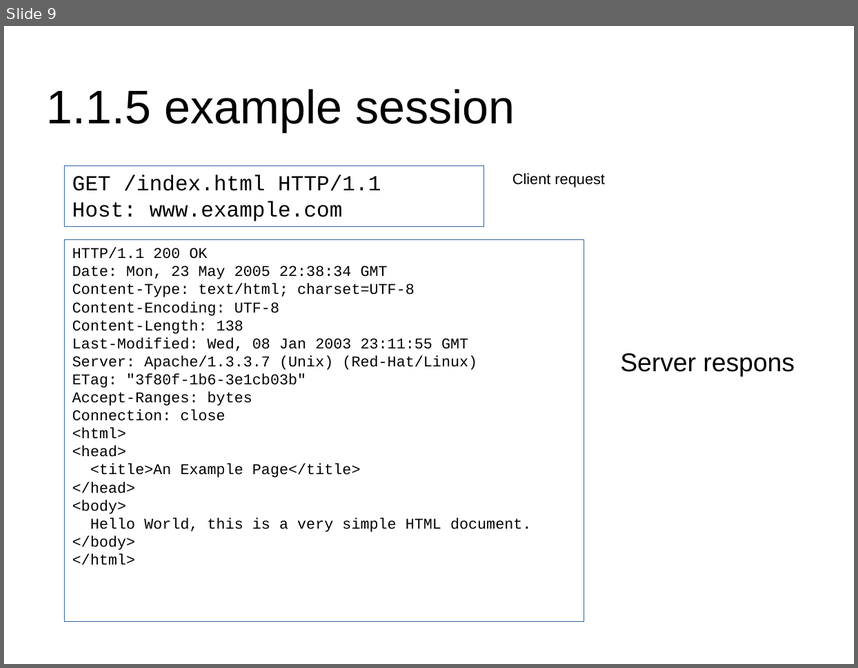
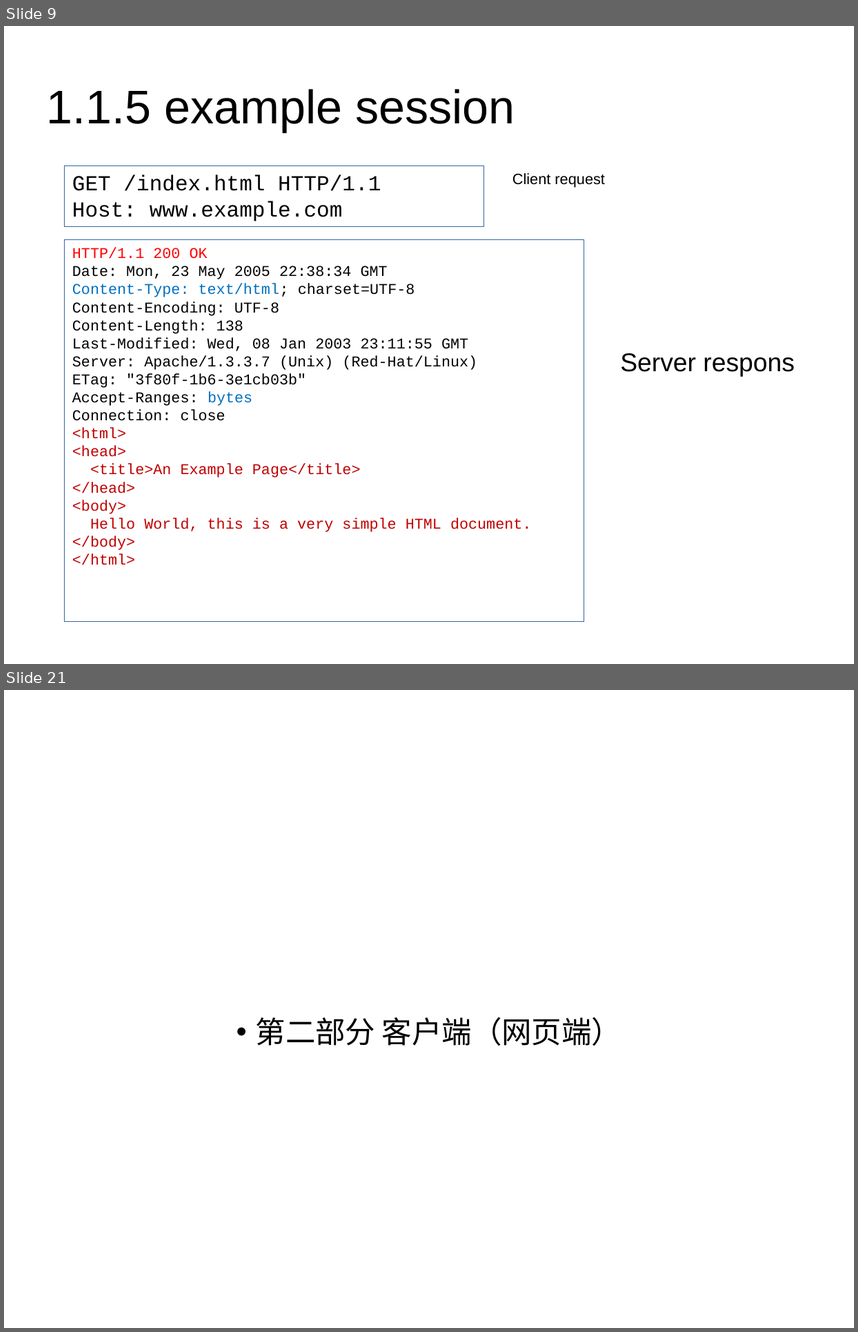
Before and after one commit to masterfish2015/my_project, a slide deck: teaching/javascript_html_server_and_client.pptx. Shown one above the other, each under a label of ours: slide 9 before the commit, slides 9 and 21 after it; the slides between them are not shown. The pictures are 858x668 and 858x1332 pixels, drawn with LibreOffice and Linux fonts; fonts in the diff are those of the drawing. Boxes give left, top, right and bottom in pixels: in the first picture for what was removed or moved away, otherwise in the second. Text is boxed around its words. In the diff, an @@ line names an element or a change of style, - is before the commit and + after.

```diff
--- a/teaching/javascript_html_server_and_client.pptx
+++ b/teaching/javascript_html_server_and_client.pptx
@@ slide 21 added at (x1=4, y1=690, x2=854, y2=1328), background #FFFFFF @@
@@ subtitle added at (x1=256, y1=1017, x2=622, y2=1045), 28 pt, text #000000 @@
+• 第二部分 客户端（网页端）
@@ slide 9 changed as well @@
@@ text in rectangle at (x1=72, y1=247, x2=531, y2=565): text colour #000000 to #FF0000 in "HTTP/1.1 200 OK"; text colour #000000 to #0070C0 in "Content-Type: text/html;", "bytes"; text colour #000000 to #C00000 in "<html>", "<head>", "<title>An Example Page</title>", "</head>" and 4 more places @@
```
Also in this commit, not shown: 2 other slides changed, 52 other slides added, 2 other files.
